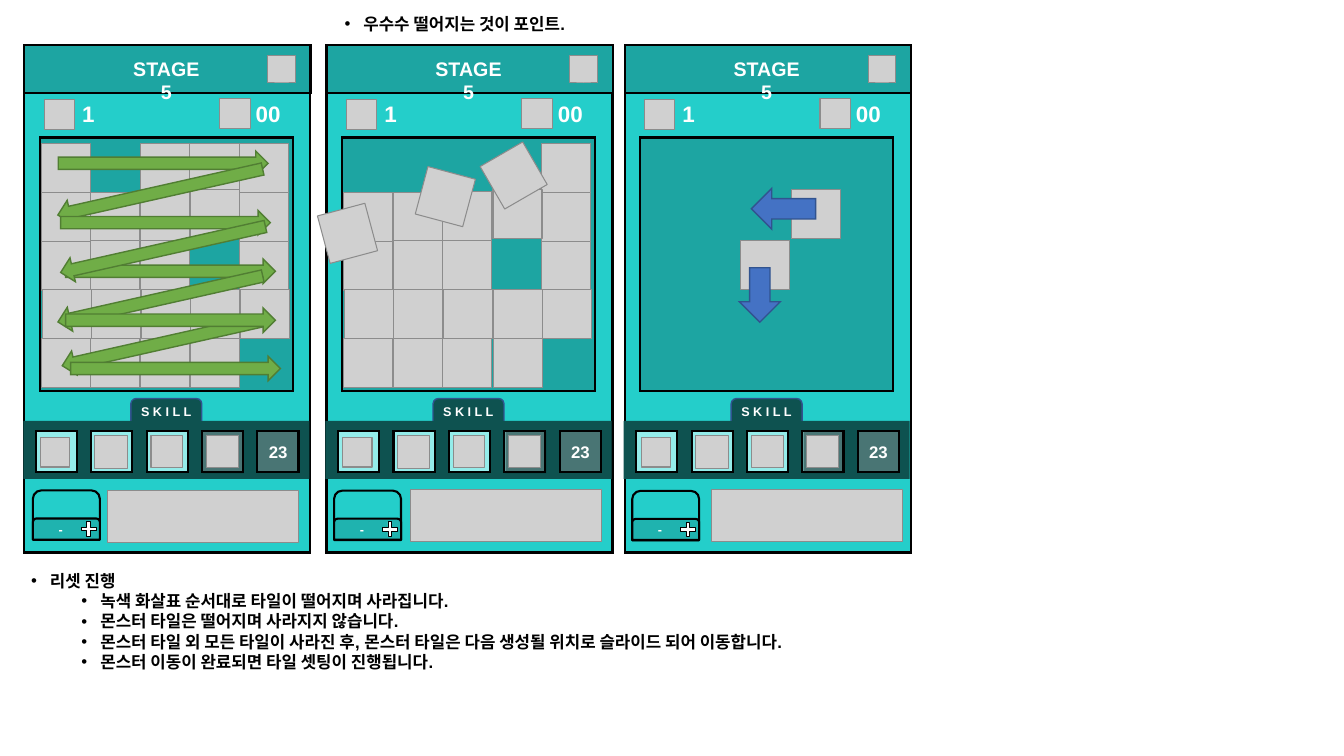
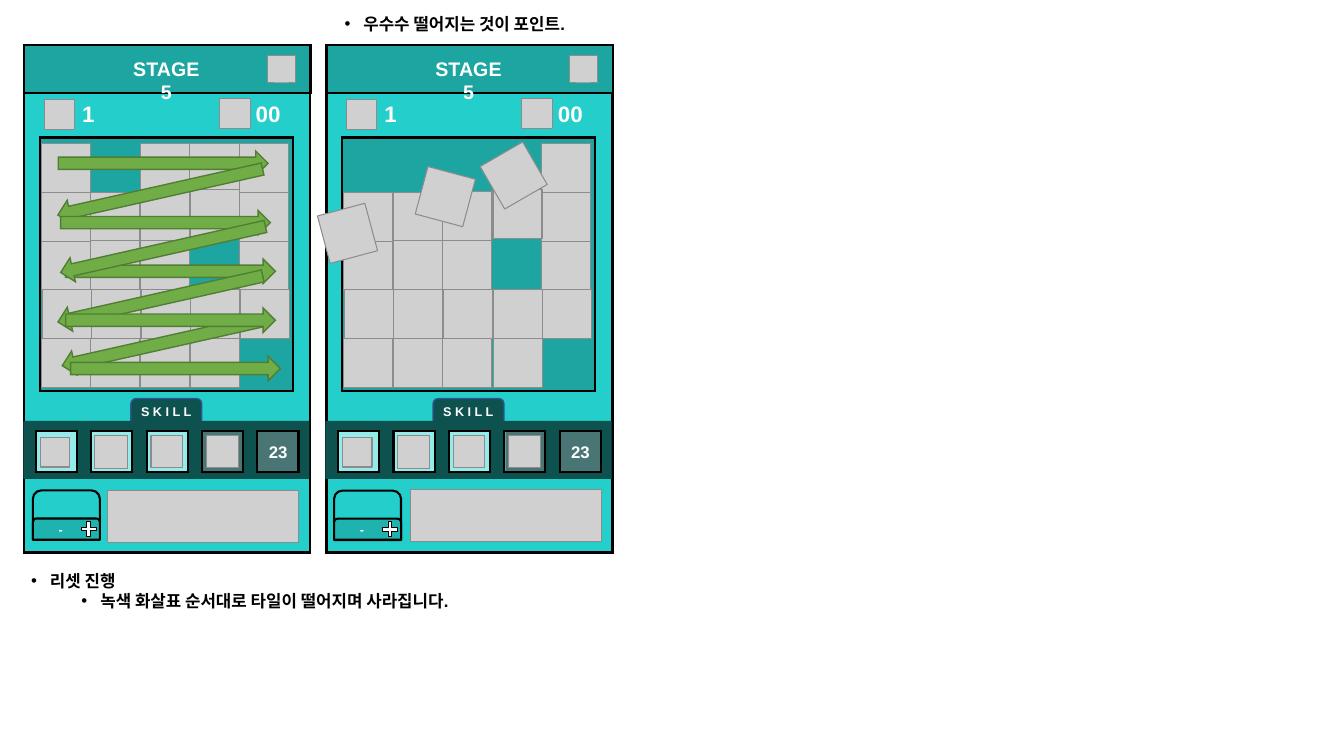
Before and after one commit to PenguinPistol/Sliding_Puzzle_Battle, a slide deck: slide 33 of 기획서/Slide Puzzle Battle UI & Animation 1.1.pptx. Drawn at 1344x756 pixels with LibreOffice and Linux fonts; fonts in the diff are those of the drawing; grey boxes stand for pictures; background and template pictures are left out. Boxes give left, top, right and bottom in pixels: in the first picture for what was removed or moved away, otherwise in the second. Text is boxed around its words. In the diff, an @@ line names an element or a change of style, - is before the commit and + after.

```diff
--- a/기획서/Slide Puzzle Battle UI & Animation 1.1.pptx
+++ b/기획서/Slide Puzzle Battle UI & Animation 1.1.pptx
@@ rectangle removed at <box>625,45,911,553</box> @@
@@ rectangle removed at <box>625,45,911,93</box> @@
@@ picture removed at <box>868,55,896,83</box> @@
@@ text removed at <box>734,62,800,99</box> @@
-STAGE 5
@@ picture removed at <box>644,100,675,130</box> @@
@@ text removed at <box>682,106,694,122</box> @@
-1
@@ picture removed at <box>821,99,851,129</box> @@
@@ text removed at <box>856,106,881,123</box> @@
-00
@@ rectangle removed at <box>640,137,893,390</box> @@
@@ left arrow removed at <box>751,189,816,229</box> @@
@@ picture removed at <box>791,190,841,239</box> @@
@@ left arrow removed at <box>740,267,780,322</box> @@
@@ picture removed at <box>741,240,790,289</box> @@
@@ rounded rectangle removed at <box>731,398,802,431</box> @@
@@ text removed at <box>741,406,792,419</box> @@
-S K I L L
@@ rectangle removed at <box>624,420,910,479</box> @@
@@ rectangle removed at <box>636,432,678,473</box> @@
@@ picture removed at <box>641,439,670,468</box> @@
@@ rectangle removed at <box>692,432,733,473</box> @@
@@ picture removed at <box>696,436,729,469</box> @@
@@ rectangle removed at <box>747,432,788,473</box> @@
@@ picture removed at <box>751,436,783,468</box> @@
@@ rectangle removed at <box>803,432,844,473</box> @@
@@ rectangle removed at <box>804,433,844,474</box> @@
@@ picture removed at <box>807,436,839,468</box> @@
@@ rectangle removed at <box>858,432,899,473</box> @@
@@ rectangle removed at <box>858,432,898,473</box> @@
-23
@@ picture removed at <box>712,489,903,541</box> @@
@@ group removed at <box>625,491,699,542</box>: 2 round same rects, 1 plus, 1 text @@
--
@@ text at <box>100,613,782,670</box>: paragraphs removed @@
-  • 몬스터 타일은 떨어지며 사라지지 않습니다.
-  • 몬스터 타일 외 모든 타일이 사라진 후, 몬스터 타일은 다음 생성될 위치로 슬라이드 되어 이동합니다.
-  • 몬스터 이동이 완료되면 타일 셋팅이 진행됩니다.
```
Also in this commit, not shown: 6 other slides changed, 2 other files.
